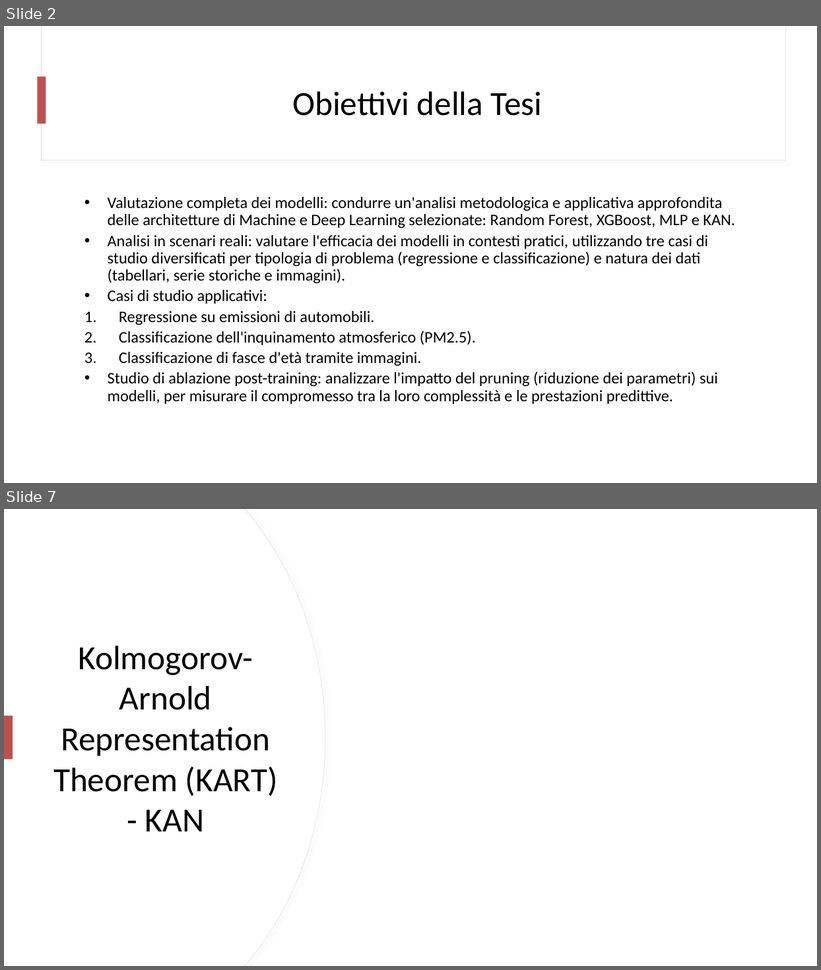
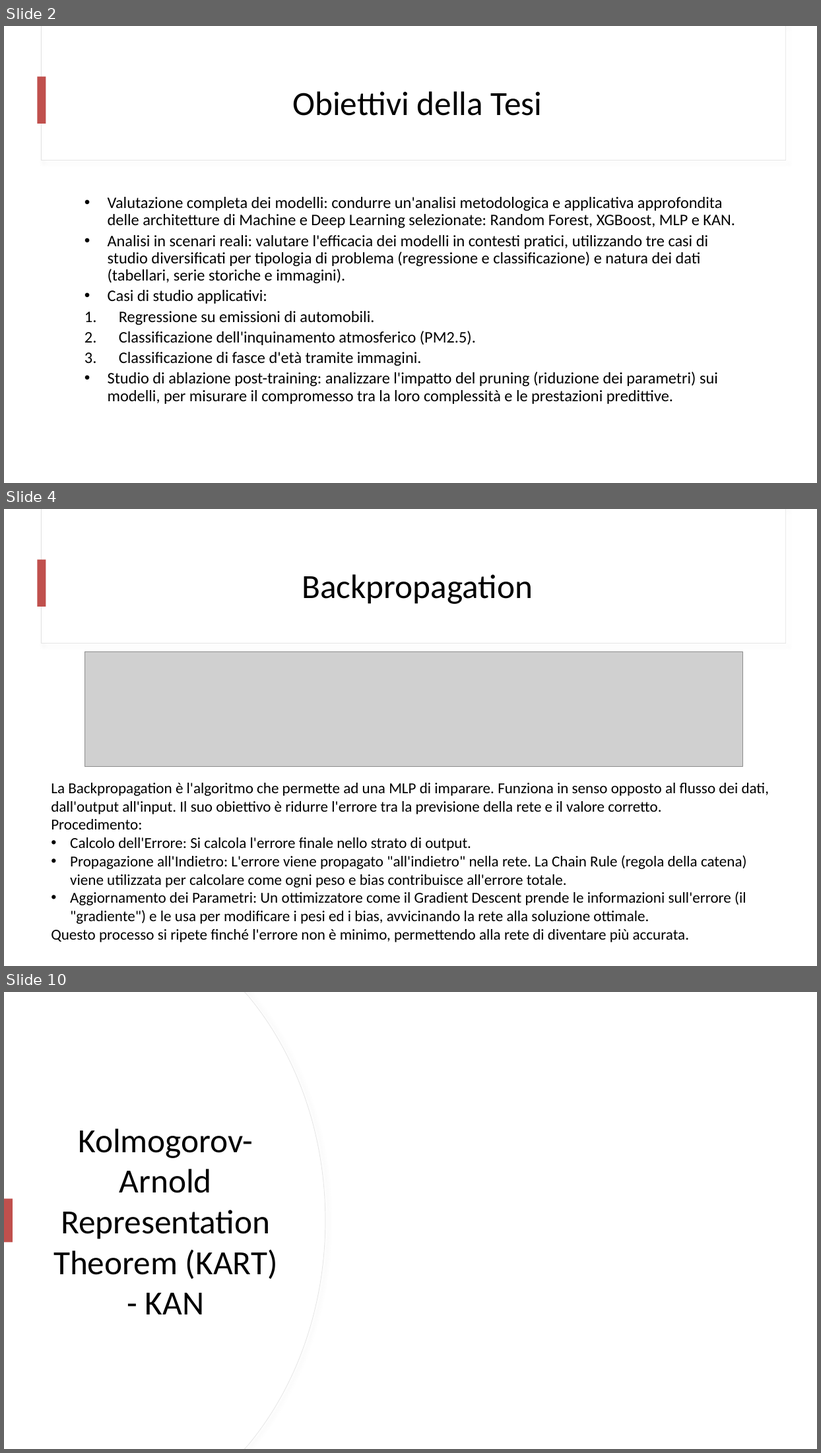
Before and after one commit to mtomas03/Thesis_Paper, a slide deck: Presentation.pptx. Shown one above the other, each under a label of ours: slides 2 and 7 before the commit, slides 2, 4 and 10 after it; the slides between them are not shown. The pictures are 821x970 and 821x1453 pixels, drawn with LibreOffice and Linux fonts; fonts in the diff are those of the drawing; grey boxes stand for pictures. Boxes give left, top, right and bottom in pixels: in the first picture for what was removed or moved away, otherwise in the second. Text is boxed around its words. In the diff, an @@ line names an element or a change of style, - is before the commit and + after.

```diff
--- a/Presentation.pptx
+++ b/Presentation.pptx
@@ slide 4 added at (4,509,817,966), background #FFFFFF @@
@@ rectangle added at (41,509,786,644), fill #FFFFFF, outline #E1E1E1 0.75 pt @@
@@ rectangle added at (42,509,786,643), fill #FFFFFF @@
@@ rectangle added at (38,560,46,607), fill #C0504D @@
@@ title added at (302,574,533,604), 40 pt, text #000000 @@
+Backpropagation
@@ picture added at (85,652,743,766) @@
@@ text added at (51,783,770,943), 18 pt, text #000000 @@
+La Backpropagation è l'algoritmo che permette ad una MLP di imparare. Funziona in senso opposto al flusso dei dati, dall'output all'input. Il suo obiettivo è ridurre l'errore tra la previsione della rete e il valore corretto.
+Procedimento:
+• Calcolo dell'Errore: Si calcola l'errore finale nello strato di output.
+• Propagazione all'Indietro: L'errore viene propagato "all'indietro" nella rete. La Chain Rule (regola della catena) viene utilizzata per calcolare come ogni peso e bias contribuisce all'errore totale.
+• Aggiornamento dei Parametri: Un ottimizzatore come il Gradient Descent prende le informazioni sull'errore (il "gradiente") e le usa per modificare i pesi ed i bias, avvicinando la rete alla soluzione ottimale.
+Questo processo si ripete finché l'errore non è minimo, permettendo alla rete di diventare più accurata.
@@ what was slide 7 is now slide 10 @@
```
Also in this commit, not shown: 1 slide changed, 7 other slides added, 3 slides removed.
